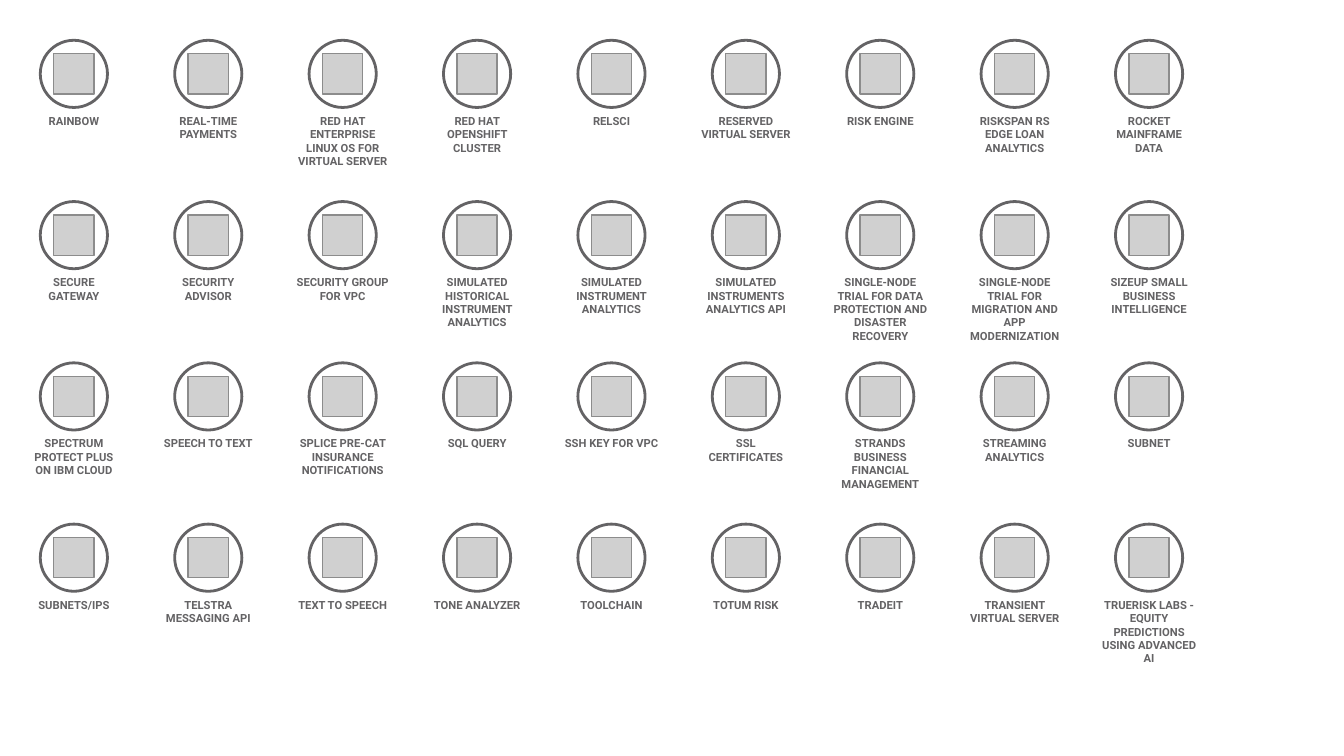
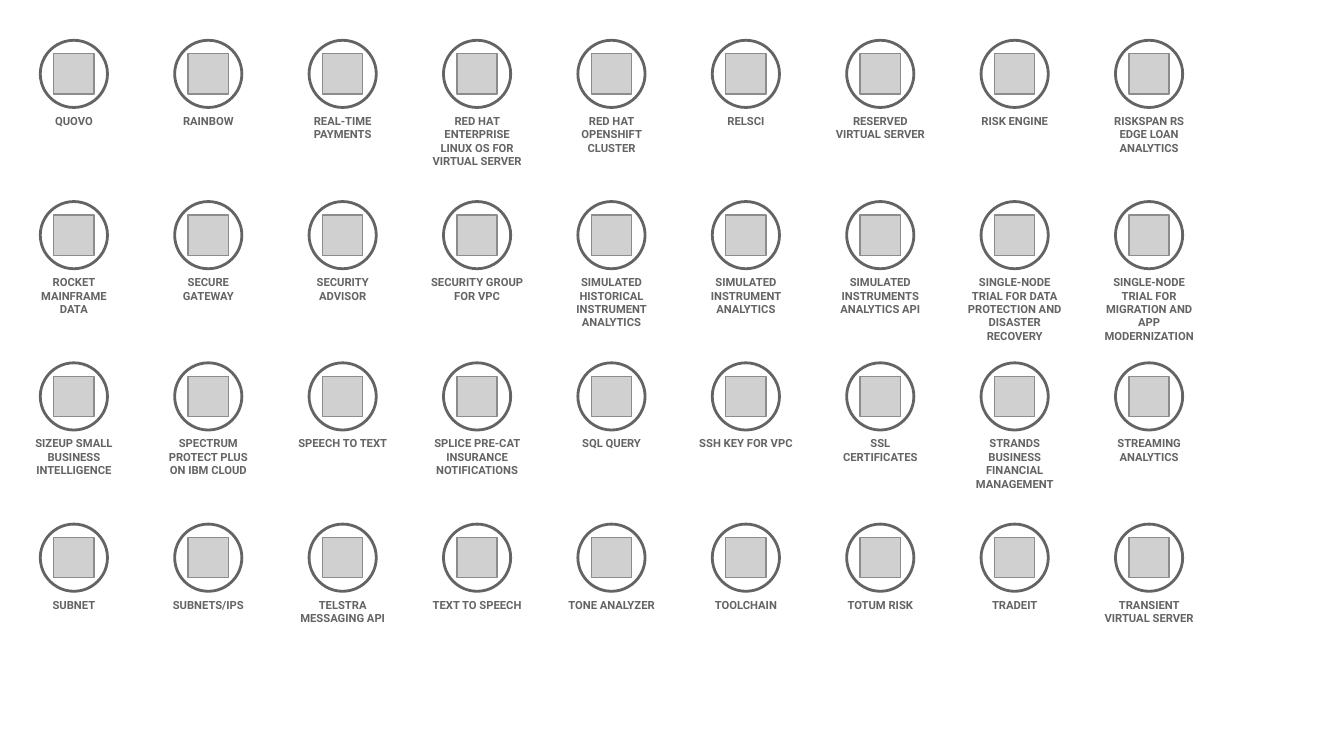
Before and after one commit to l2fprod/myarchitecture, a slide deck: slide 8 of mycatalog-architecture-diagram-template.pptx. Drawn at 1344x756 pixels with LibreOffice and Linux fonts; fonts in the diff are those of the drawing; grey boxes stand for pictures. Boxes give left, top, right and bottom in pixels: in the first picture for what was removed or moved away, otherwise in the second. Text is boxed around its words. In the diff, an @@ line names an element or a change of style, - is before the commit and + after.

```diff
--- a/mycatalog-architecture-diagram-template.pptx
+++ b/mycatalog-architecture-diagram-template.pptx
@@ text added at (55,117,93,126), 6 pt, text #646365, bold @@
+QUOVO
@@ text "ROCKET MAINFRAME DATA": place and size @@
-text "ROCKET MAINFRAME DATA" at (1116,117,1182,152)
+text "ROCKET MAINFRAME DATA" at (41,278,107,313)
@@ text removed at (442,278,512,326) @@
-SIMULATED HISTORICAL INSTRUMENT ANALYTICS
@@ text at (576,278,646,326): text changed @@
-SIMULATED INSTRUMENT ANALYTICS
+SIMULATED HISTORICAL INSTRUMENT ANALYTICS
@@ text at (711,278,781,313): text changed @@
-SIMULATED INSTRUMENTS ANALYTICS API
+SIMULATED INSTRUMENT ANALYTICS
@@ text at (840,278,920,313): text changed @@
-SINGLE-NODE TRIAL FOR DATA PROTECTION AND DISASTER RECOVERY
+SIMULATED INSTRUMENTS ANALYTICS API
@@ text at (968,278,1062,340): text changed @@
-SINGLE-NODE TRIAL FOR MIGRATION AND APP MODERNIZATION
+SINGLE-NODE TRIAL FOR DATA PROTECTION AND DISASTER RECOVERY
@@ text at (1105,278,1194,340): text changed @@
-SIZEUP SMALL BUSINESS INTELLIGENCE
+SINGLE-NODE TRIAL FOR MIGRATION AND APP MODERNIZATION
@@ text added at (35,439,112,474), 6 pt, text #646365, bold @@
+SIZEUP SMALL BUSINESS INTELLIGENCE
@@ text "SUBNET": place and size @@
-text "SUBNET" at (1128,439,1171,447)
+text "SUBNET" at (53,601,96,609)
@@ 27 texts: place and size @@
-27 texts at (34,117,1059,622)
+27 texts at (169,117,1194,622)
@@ text removed at (1102,601,1196,662) @@
-TRUERISK LABS - EQUITY PREDICTIONS USING ADVANCED AI
```
Also in this commit, not shown: 4 other slides changed.
